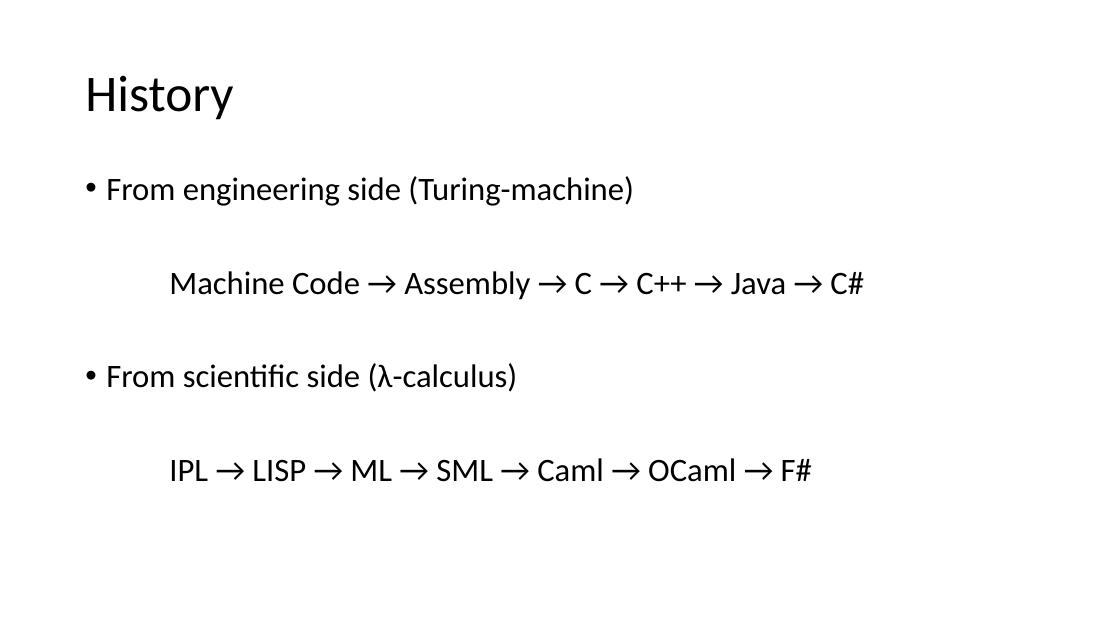
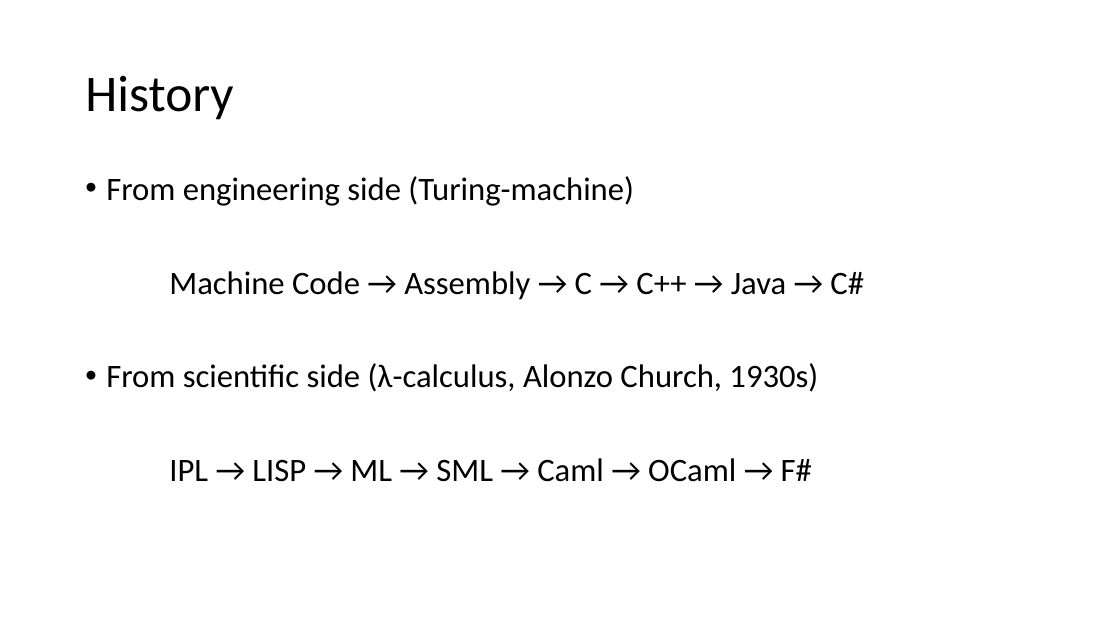
Before and after one commit to FoggyFinder/FSharpDemo, a slide deck: slide 4 of docs/FSharp.pptx. Drawn at 1120x630 pixels with LibreOffice and Linux fonts; fonts in the diff are those of the drawing. Boxes give left, top, right and bottom in pixels: in the first picture for what was removed or moved away, otherwise in the second. Text is boxed around its words. In the diff, an @@ line names an element or a change of style, - is before the commit and + after.

```diff
--- a/docs/FSharp.pptx
+++ b/docs/FSharp.pptx
@@ text at (106, 363, 818, 392): text changed @@
-• From scientific side (λ-calculus)
+• From scientific side (λ-calculus, Alonzo Church, 1930s)
```
Also in this commit, not shown: 2 other slides changed, 1 other file.
